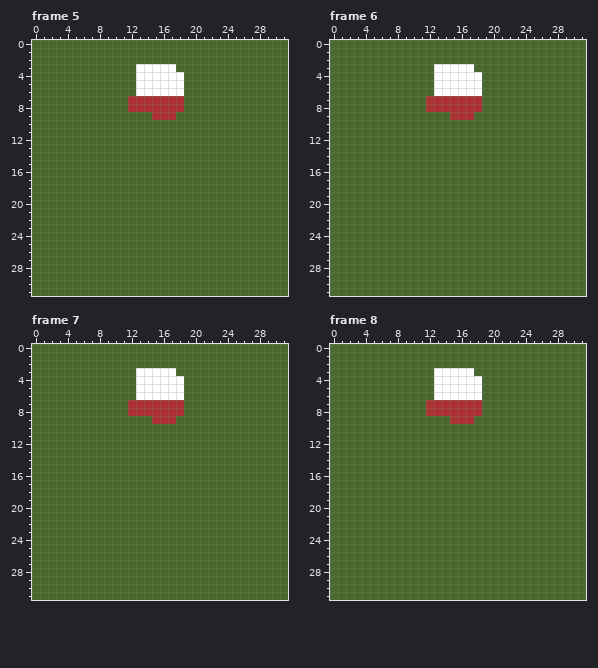
Edited in one commit: pixel-art file (aseprite/walk right.aseprite). The picture above is the old version.
32x32 pixels, 10 frames. Shown: frame 5, frame 6, frame 7, frame 8. The commit also changed other frames, which this record leaves out.
Now the later version:
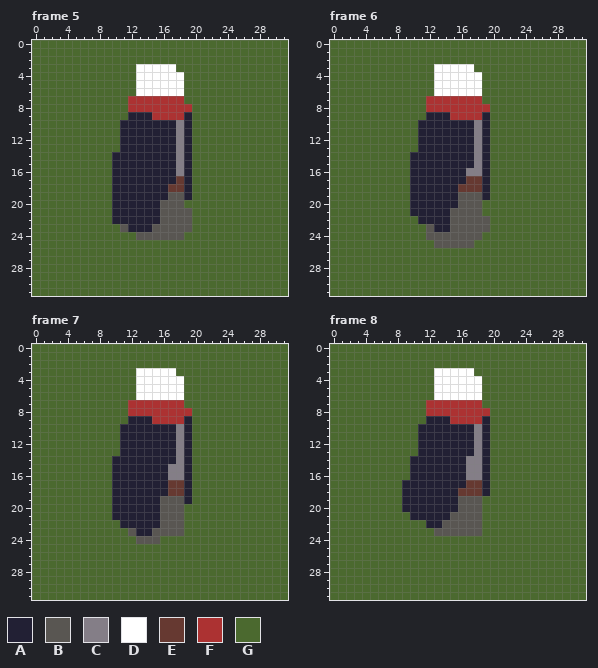
Palette (. is transparent): A #222034  B #595652  C #847e87  D #ffffff  E #663931  F #ac3232  G #4b692f
The edit:
layer "body" added
layer "pants" added
Changed rows in their new state; - is an unchanged pixel.
Frame 5:
first column x 10:
 8 ---------F
 9 --AAA---FA
10 -AAAAAAACA
11 -AAAAAAACA
12 -AAAAAAACA
13 -AAAAAAACA
14 AAAAAAAACA
15 AAAAAAAACA
16 AAAAAAAACA
17 AAAAAAAAEA
18 AAAAAAAEEA
19 AAAAAAABBA
20 AAAAAABBB-
21 AAAAAABBBB
22 AAAAAABBBB
23 -BAAABBBBB
24 ---BBBBBB-
Frame 6:
first column x 10:
 8 ---------F
 9 --AAA---FA
10 -AAAAAAACA
11 -AAAAAAACA
12 -AAAAAAACA
13 -AAAAAAACA
14 AAAAAAAACA
15 AAAAAAAACA
16 AAAAAAACCA
17 AAAAAAAEEA
18 AAAAAAEEEA
19 AAAAAABBBA
20 AAAAAABBB-
21 AAAAABBBB-
22 -AAAABBBBB
23 --BAABBBBB
24 --BBBBBBB-
25 ---BBBBB--
Frame 7:
first column x 10:
 8 ---------F
 9 --AAA---FA
10 -AAAAAAACA
11 -AAAAAAACA
12 -AAAAAAACA
13 -AAAAAAACA
14 AAAAAAAACA
15 AAAAAAACCA
16 AAAAAAACCA
17 AAAAAAAEEA
18 AAAAAAAEEA
19 AAAAAABBBA
20 AAAAAABBB-
21 AAAAAABBB-
22 -AAAAABBB-
23 --BAABBBB-
24 ---BBB----
Frame 8, layers "scarf", "cape", "pants":
first column x 9:
 8 ----------F
 9 ---AAA---FA
10 --AAAAAAACA
11 --AAAAAAACA
12 --AAAAAAACA
13 --AAAAAAACA
14 -AAAAAAACCA
15 -AAAAAAACCA
16 -AAAAAAACCA
17 AAAAAAAAEEA
18 AAAAAAAEEEA
19 AAAAAAABBB-
20 AAAAAAABBB-
21 -AAAAABBBB-
22 ---AABBBBB-
23 ----BBBBBB-
Where, in picture pixels (left, top, right, bottom), the same in both pictures:
changed: (112, 104, 192, 240)
changed: (410, 104, 490, 248)
changed: (112, 408, 192, 544)
changed: (402, 408, 490, 536)
